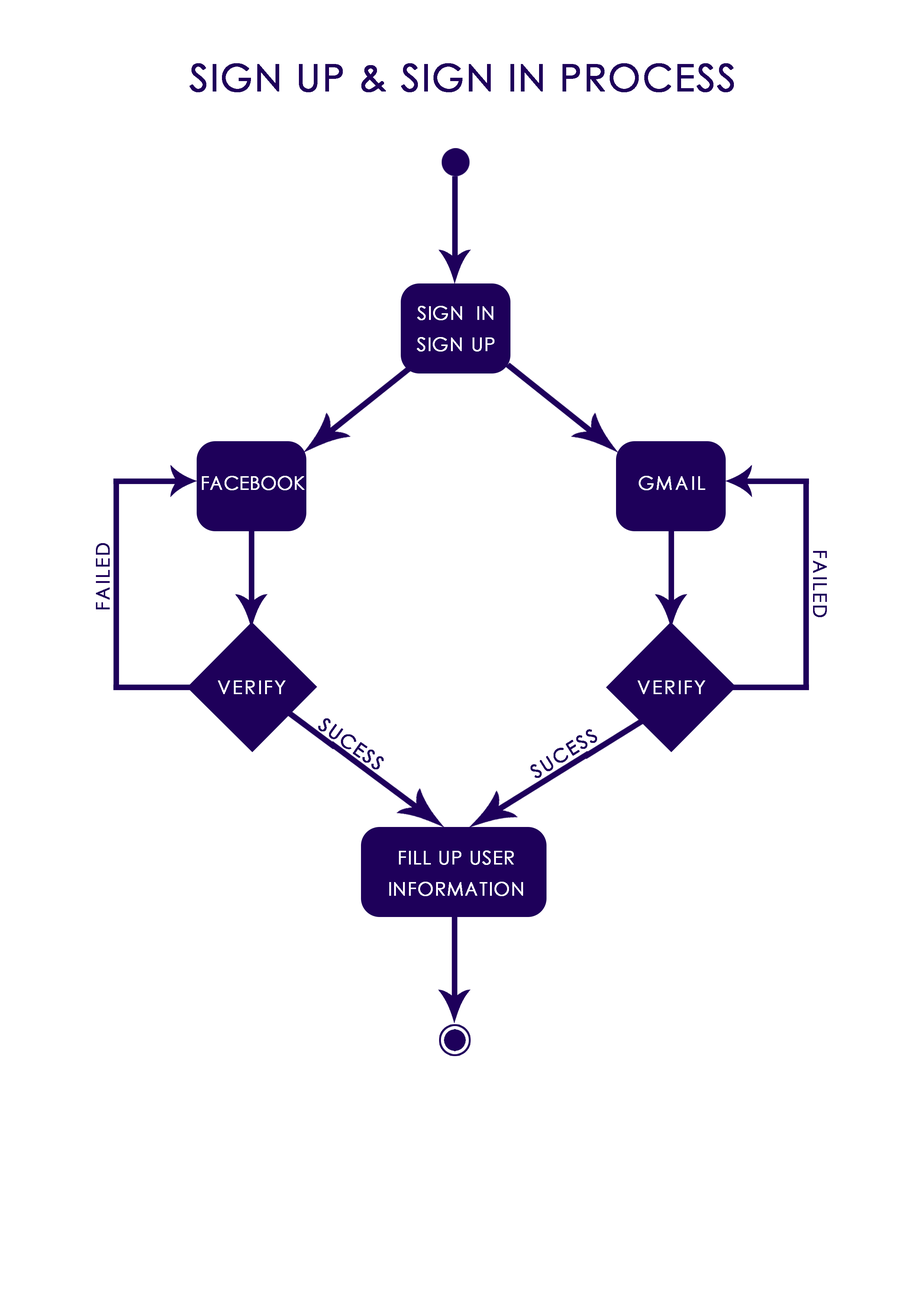
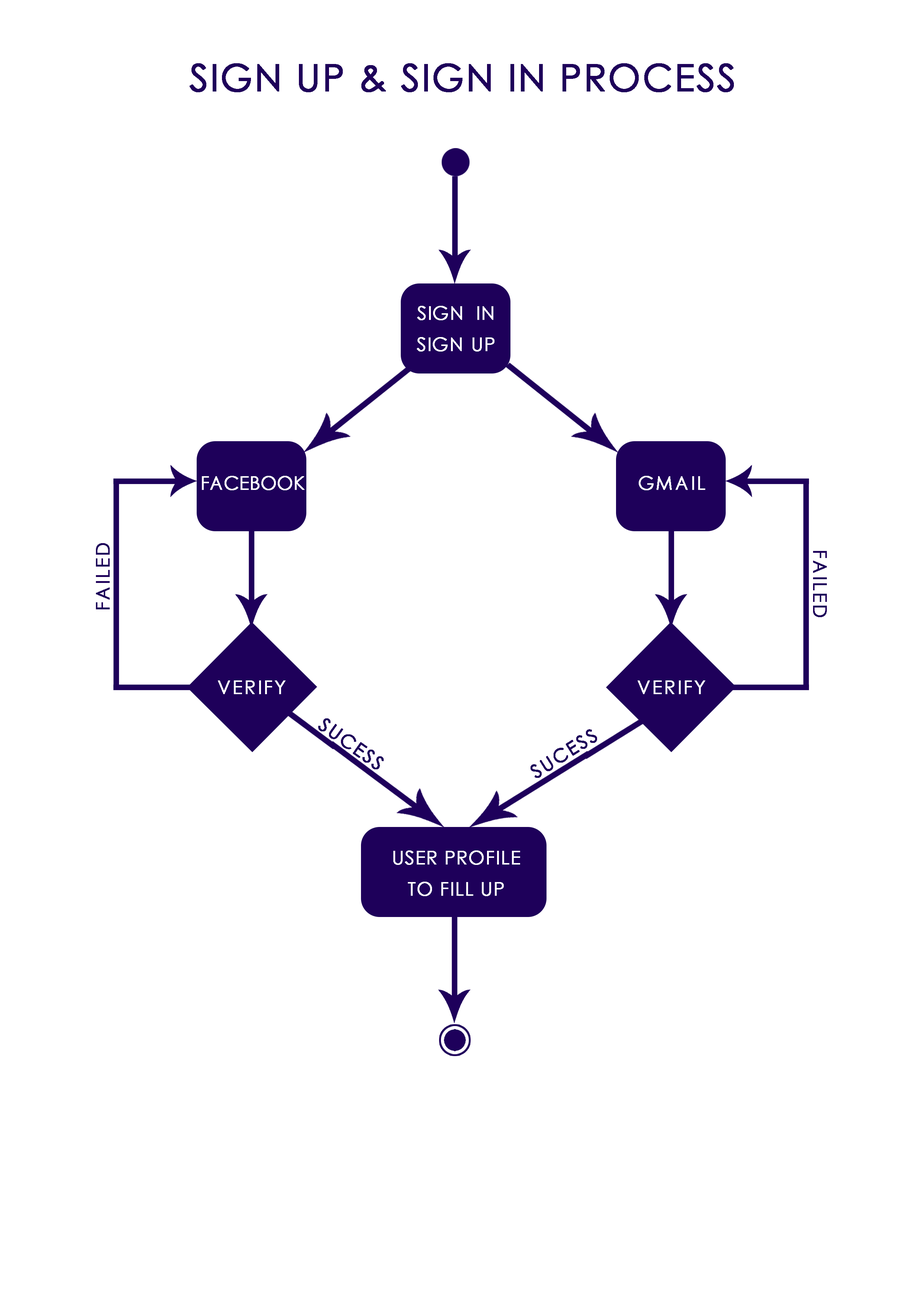
Layers edited between the first and the second 922 x 1305 image:
renamed "fill up user information" to "user profile to fill up", painted on it over <box>389,850,524,896</box>
